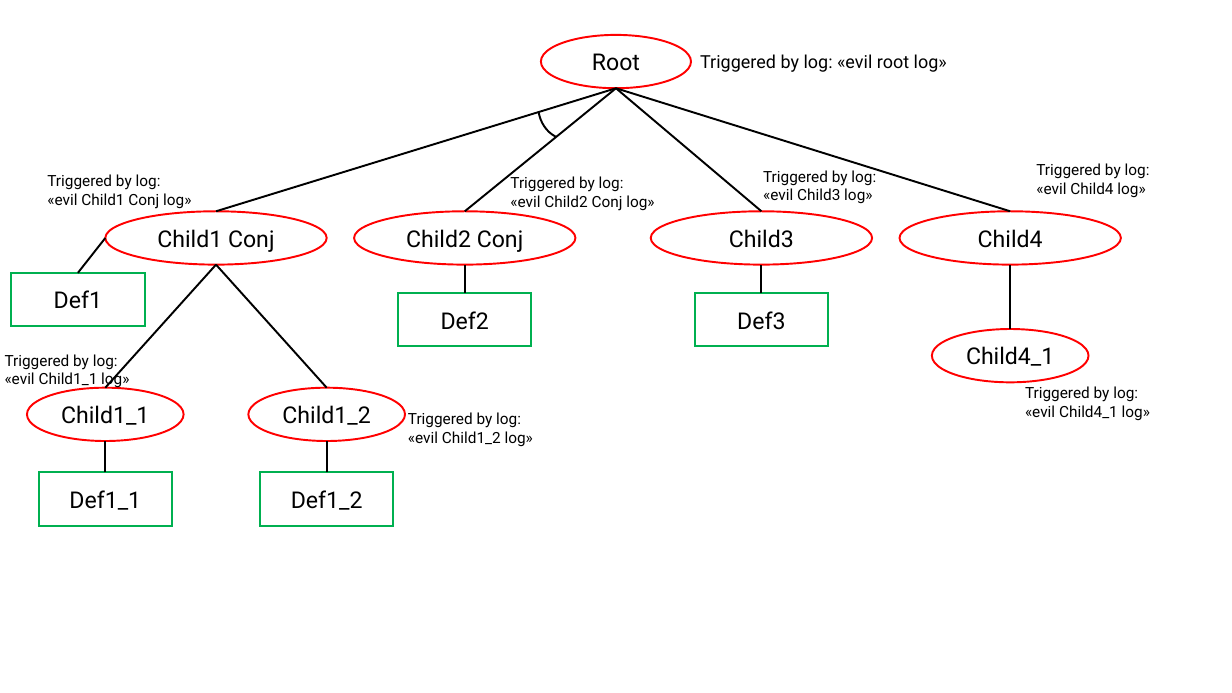
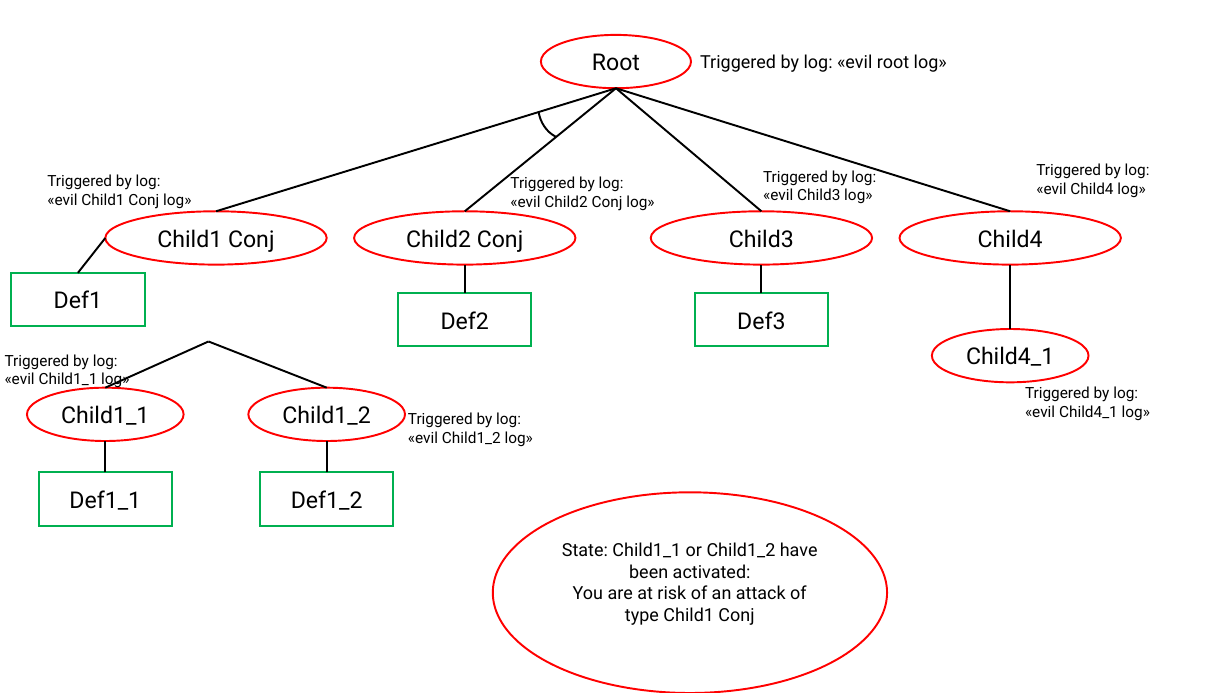
Before and after one commit to ZeroRickMore/TreeAlchemist, a slide deck: slide 1 of Wazuh-Attack-Defense-Tree-Converter/Code/Wazuh-ADT-Converter/Input-Files/test-tree/tree.pptx. Drawn at 1232x693 pixels with LibreOffice and Linux fonts; fonts in the diff are those of the drawing. Boxes give left, top, right and bottom in pixels: in the first picture for what was removed or moved away, otherwise in the second. Text is boxed around its words. In the diff, an @@ line names an element or a change of style, - is before the commit and + after.

```diff
--- a/Wazuh-Attack-Defense-Tree-Converter/Code/Wazuh-ADT-Converter/Input-Files/test-tree/tree.pptx
+++ b/Wazuh-Attack-Defense-Tree-Converter/Code/Wazuh-ADT-Converter/Input-Files/test-tree/tree.pptx
@@ line moved from (105, 388) - (216, 264) to (105, 388) - (209, 342) @@
@@ line moved from (327, 388) - (216, 264) to (327, 388) - (209, 342) @@
@@ ellipse added at (493, 493, 887, 693), outline #FF0000 1.5 pt, 14 pt, text #000000 @@
+State: Child1_1 or Child1_2 have been activated:
+You are at risk of an attack of type Child1 Conj
```
